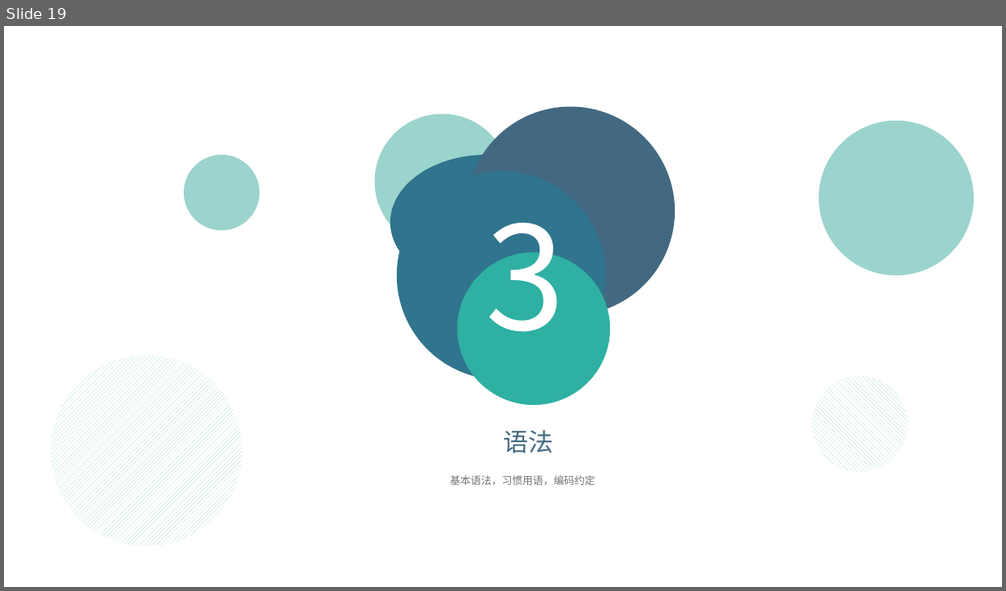
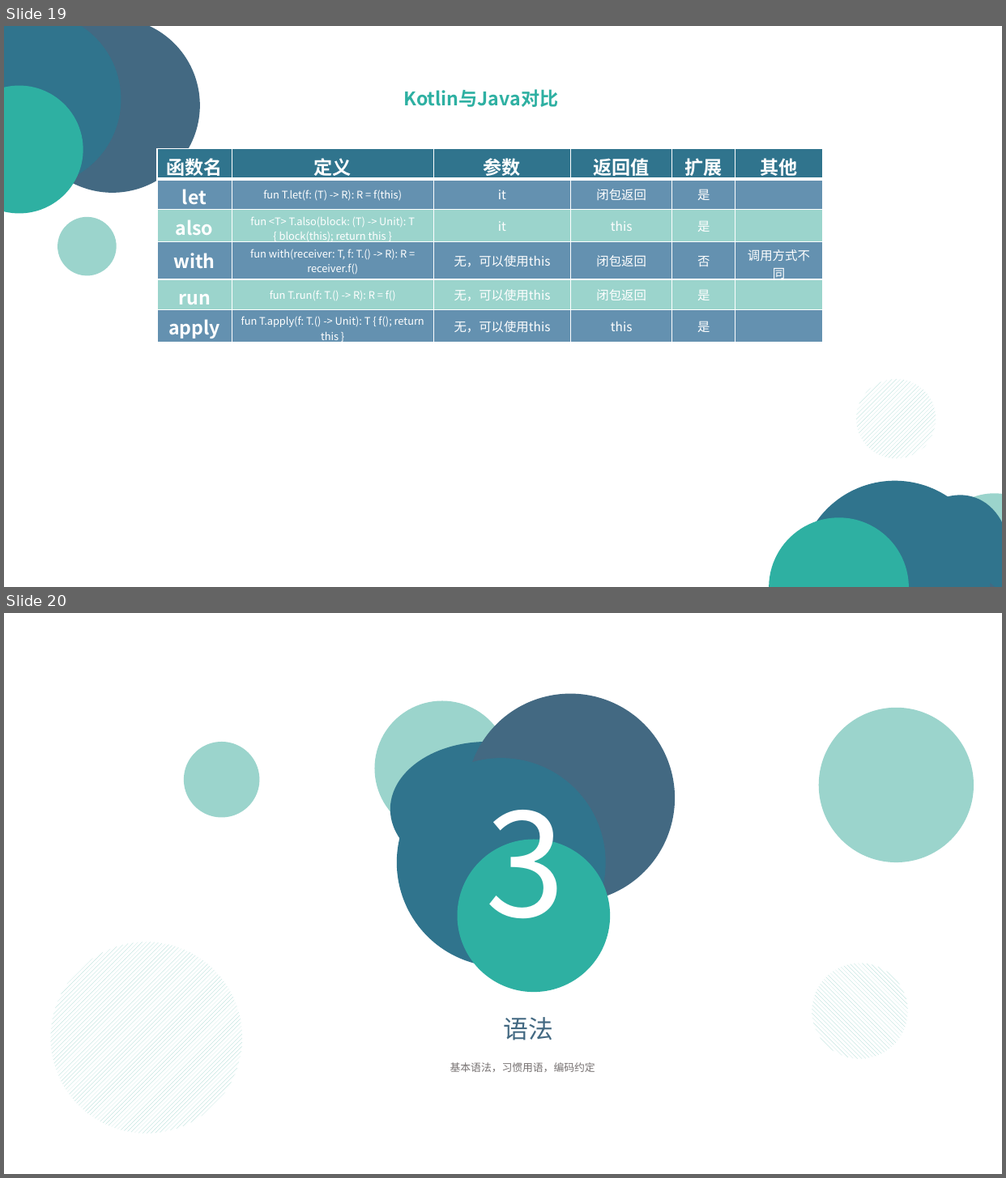
Before and after one commit to sk569437/KotlinExample, a slide deck: Kotlin-doc.pptx. Shown one above the other, each under a label of ours: slide 19 before the commit, slides 19 and 20 after it. The pictures are 1006x591 and 1006x1178 pixels, drawn with LibreOffice and Linux fonts; fonts in the diff are those of the drawing. Boxes give left, top, right and bottom in pixels: in the first picture for what was removed or moved away, otherwise in the second. Text is boxed around its words. In the diff, an @@ line names an element or a change of style, - is before the commit and + after.

```diff
--- a/Kotlin-doc.pptx
+++ b/Kotlin-doc.pptx
@@ slide 19 added at bbox=[4, 26, 1002, 587], background #FFFFFF @@
@@ group added at bbox=[4, 26, 236, 288]: 6 ellipses @@
@@ text added at bbox=[404, 89, 559, 107], 18 pt, text #2EB0A2, bold @@
+Kotlin与Java对比
@@ table added at bbox=[157, 149, 822, 347], 6 rows, 6 columns @@
+函数名 | 定义 | 参数 | 返回值 | 扩展 | 其他
+let | fun T.let(f: (T) -> R): R = f(this) | it | 闭包返回 | 是 | 
+also | fun <T> T.also(block: (T) -> Unit): T { block(this); return this } | it | this | 是 | 
+with | fun with(receiver: T, f: T.() -> R): R = receiver.f() | 无，可以使用this | 闭包返回 | 否 | 调用方式不同
+run | fun T.run(f: T.() -> R): R = f() | 无，可以使用this | 闭包返回 | 是 | 
+apply | fun T.apply(f: T.() -> Unit): T { f(); return this } | 无，可以使用this | this | 是 | 
@@ group added at bbox=[749, 368, 1002, 587]: 6 ellipses @@
@@ what was slide 19 is now slide 20 @@
```
Also in this commit, not shown: 17 slides changed, 2 other slides added, 2 other files.
